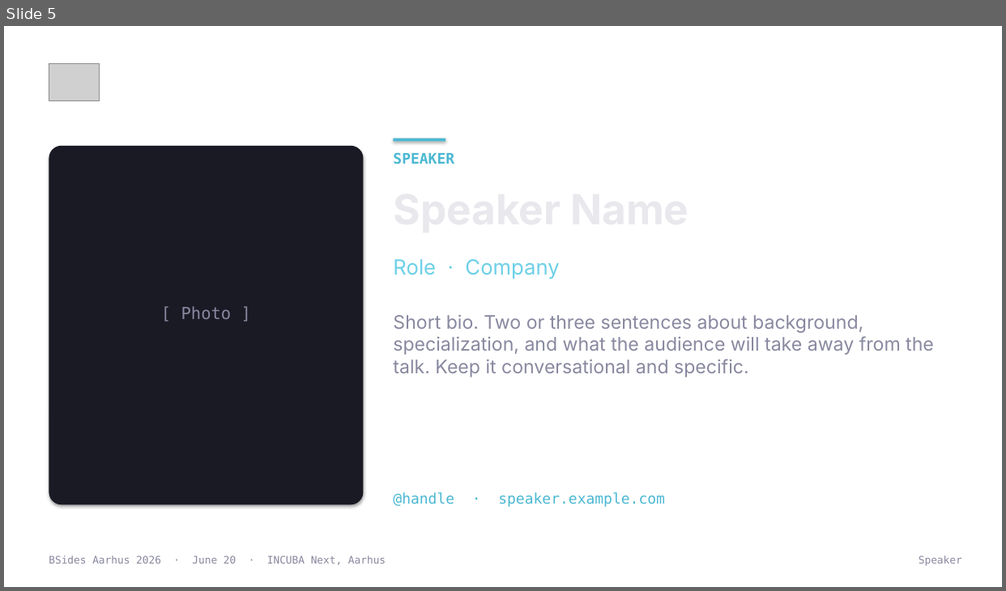
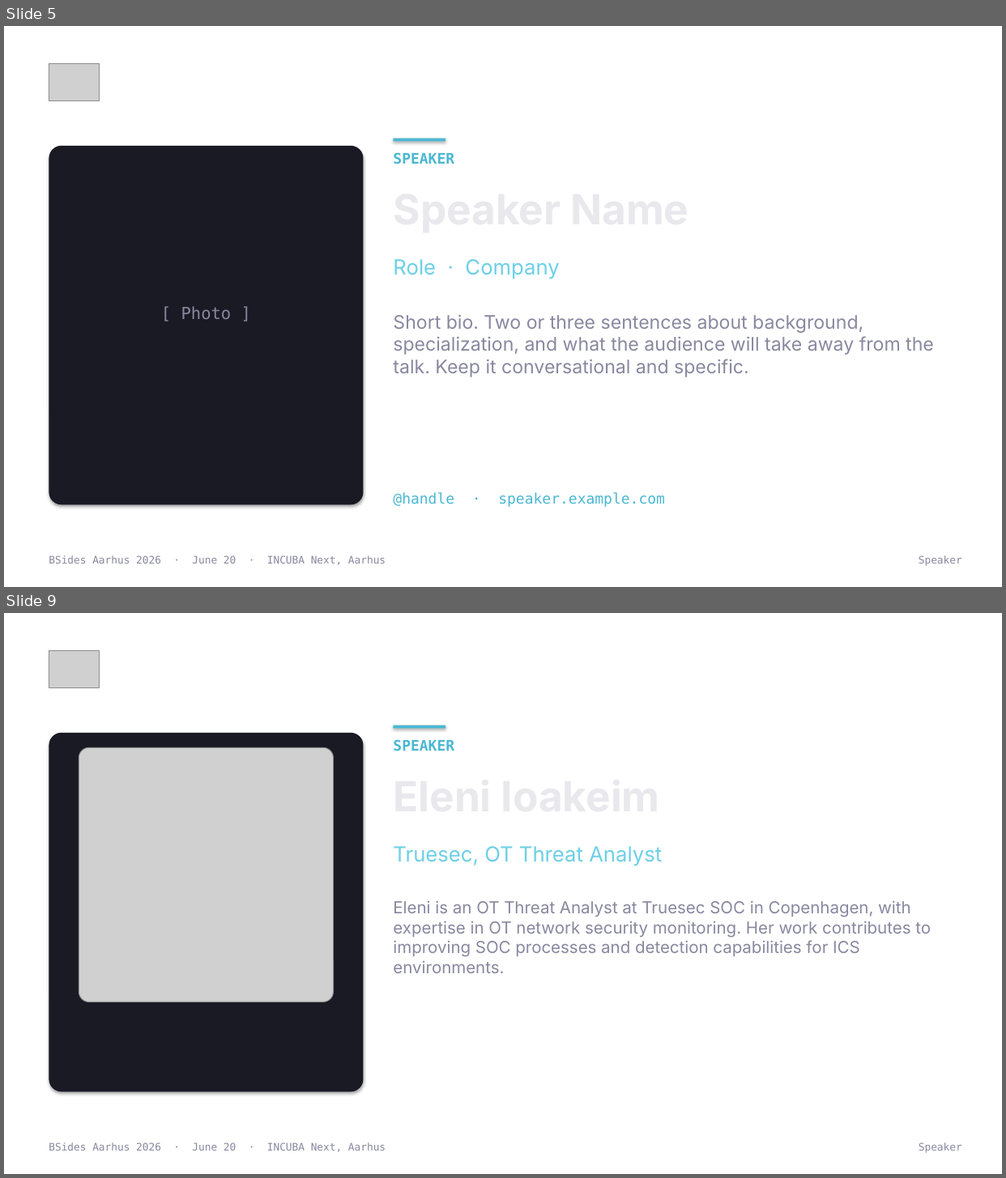
Before and after one commit to BSides-Aarhus/Website-2026, a slide deck: Plans/template-output/bsides-aarhus-2026-template.pptx. Shown one above the other, each under a label of ours: slide 5 before the commit, slides 5 and 9 after it; the slides between them are not shown. The pictures are 1006x591 and 1006x1178 pixels, drawn with LibreOffice and Linux fonts; fonts in the diff are those of the drawing; grey boxes stand for pictures; background and template pictures are left out. Boxes give left, top, right and bottom in pixels: in the first picture for what was removed or moved away, otherwise in the second. Text is boxed around its words. In the diff, an @@ line names an element or a change of style, - is before the commit and + after.

```diff
--- a/Plans/template-output/bsides-aarhus-2026-template.pptx
+++ b/Plans/template-output/bsides-aarhus-2026-template.pptx
@@ slide 9 added at (x1=4, y1=613, x2=1002, y2=1174), background picture (left out) @@
@@ picture added at (x1=49, y1=650, x2=100, y2=688) @@
@@ rounded rectangle added at (x1=49, y1=733, x2=364, y2=1093), fill #1A1A25 @@
@@ rectangle added at (x1=394, y1=726, x2=445, y2=728), fill #4AB8D2 @@
@@ picture added at (x1=79, y1=747, x2=334, y2=1003) @@
@@ text added at (x1=393, y1=739, x2=454, y2=751), 14 pt, text #4AB8D2, bold @@
+SPEAKER
@@ text added at (x1=393, y1=846, x2=662, y2=867), 20 pt, text #6DD0E7 @@
+Truesec, OT Threat Analyst
@@ text added at (x1=393, y1=901, x2=430, y2=914), 40 pt, text #E8E8ED, bold @@
+Eleni Ioakeim
@@ text added at (x1=393, y1=901, x2=931, y2=973), 16 pt, text #8888A0 @@
+Eleni is an OT Threat Analyst at Truesec SOC in Copenhagen, with expertise in OT network security monitoring. Her work contributes to improving SOC processes and detection capabilities for ICS environments.
@@ text added at (x1=49, y1=1143, x2=386, y2=1152), 10 pt, text #8888A0 @@
+BSides Aarhus 2026 · June 20 · INCUBA Next, Aarhus
@@ text added at (x1=918, y1=1143, x2=962, y2=1153), 10 pt, text #8888A0 @@
+Speaker
```
Also in this commit, not shown: 10 other slides added, 1 other file.
